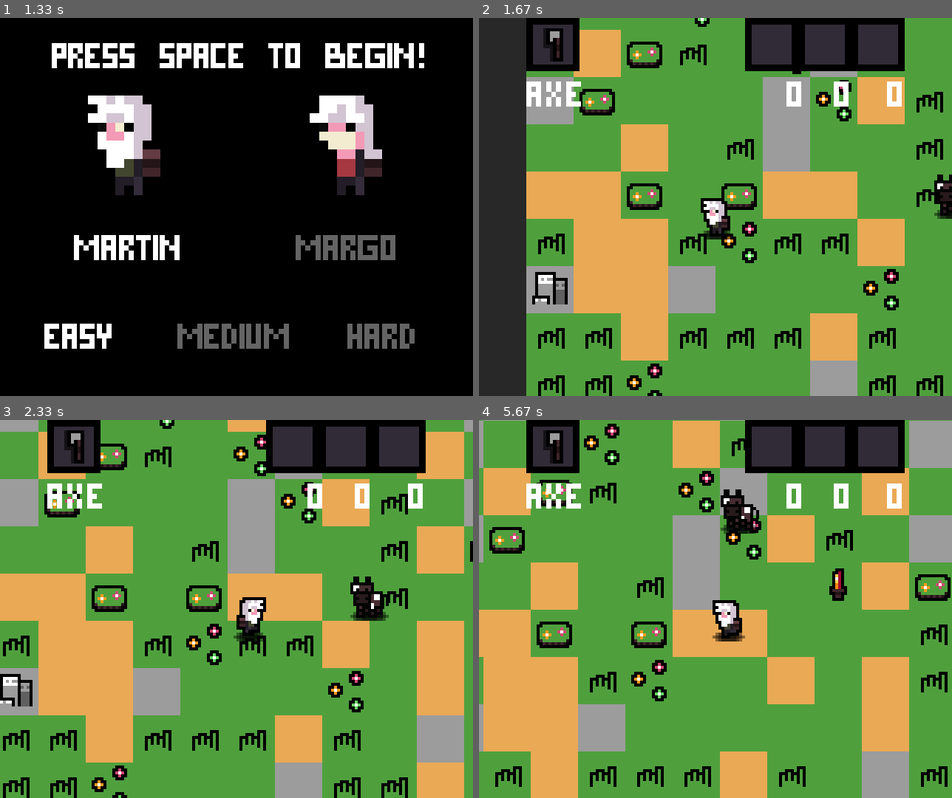
Above: before the commit, frames 1-4 (two rows, left to right).
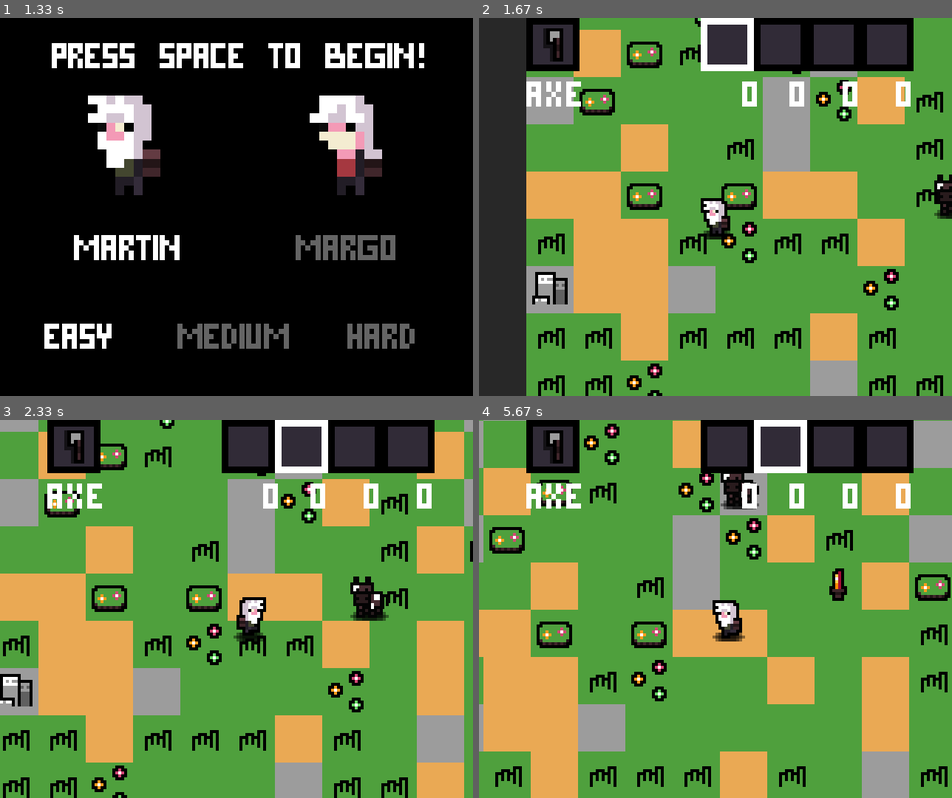
Above: after the commit, the same moments.

Repository: evilrise7/hostage
Game: pygame game, started from yandexpygame.py
Two runs of this game, one before a commit and one after it. Both use one fixed random seed, a clock stepped at 60 frames per second and the inputs below.
Inputs (mouse positions are in pixels of both pictures, inside the frame that each line leads up to):
- Up to frame 1 (1.33 s): click "Start Game" at 0.38 s; click "MARTIN" at 0.72 s; click "EASY" at 1.05 s
- Up to frame 2 (1.67 s): tap Space at 1.33 s
- Up to frame 3 (2.33 s): hold K 1.67-2.13 s; hold D 1.67-2.13 s; move the mouse to (293, 643) at 1.7 s; hold P from 2.17 s (still down); hold D from 2.17 s (still down)
- Up to frame 4 (5.67 s): release P at 2.63 s; release D at 2.63 s; hold D 2.67-3.13 s; move the mouse to (601, 533) at 2.7 s; tap Space at 2.73, 3.03, 3.23, 3.57, 3.87, 4.07, 4.37, 4.63, 4.97, 5.27, 5.4 s; hold W 3.17-3.47 s; hold D 3.5-3.97 s; hold A 4-4.53 s; hold S 4.57-4.87 s; hold A 4.9-5.3 s; hold W from 5.33 s (still down)

Frame 1 is identical in both runs. In frame 2, 3.6% of the frame differs, in the area x 46-92%, y 0-24%; in frame 3, 3.9%; in frame 4, 4.7%, in the area x 46-92%, y 0-31%.

Commit message:
Выбор кравта

Diff:
--- a/yandexpygame.py
+++ b/yandexpygame.py
@@ -322,9 +322,10 @@
         self.player = Player(all_sprites, self, posx - 0.5, posy - 0.5, 64, boyorgirl)
         self.camera = Camera()
         self.inventory = Inventory()
+        self.craft = Craft()
 
         self.mobs = []
-        for _ in range(random.randint(24, 32)):
+        for _ in range(random.randint(18, 24)):
             self.mobs.append(Cow(animal_group,
                                  self, random.randint(2, 62), random.randint(2, 62), 64))
         self.drop = []
@@ -480,10 +481,12 @@
         self.tmpmobs.clear()
 
     def run(self):
+        # Загружаю мир и инвентарь
         self.world.render()
         self.inventory.render()
         self.running = True
 
+        # Обновляю группы спрайтов
         tiles_group.update()
         all_sprites.update()
         animal_group.update()
@@ -498,8 +501,13 @@
         quit_txt = start_menu_text.render("Quit", 0, (100, 100, 100))
         quit_rect = quit_txt.get_rect().move(60, 160)
 
-        self.tmplist = []  # Лист, чтобы прослеживать уже добавленные предметы
-
+        # Лист, чтобы прослеживать уже добавленные предметы
+        self.tmplist = []
+
+        self.cursor = load_image("cursor.png")
+        self.cursor = pg.transform.scale(self.cursor, (72, 72))
+
+        current_cursor_pos = 0
         while self.running:
             screen.fill((0, 0, 0))
             if not self.pause:
@@ -604,9 +612,14 @@
                                 self.tool = "scissors"
                             else:
                                 self.tool = "axe"
-
                         if event.key == pg.K_k:
                             self.cow_and_player()
+
+                        if event.key == pg.K_p:
+                            if current_cursor_pos < 3:
+                                current_cursor_pos += 1
+                            else:
+                                current_cursor_pos = 0
 
                 if event.type == pg.KEYUP:
                     if not self.pause:
@@ -636,6 +649,21 @@
                 screen.blit(start_menu_text.render(str(self.tool),
                                                    0, (255, 255, 255)), (64, 72))
                 screen.blit(axe_scissors, (64, 0))
+                screen.blit(self.cursor, (72 * current_cursor_pos + 300, 0))
+
+                #Предложенный кравт
+                self.craft.craft_type = -1
+                for i in range(self.inventory.w):
+                    if self.inventory.inv[0][i] == "meat" or self.inventory.inv[0][i] == "eyes":
+                        if current_cursor_pos == i:
+                            if self.inventory.check_craft_meat():
+                                self.craft.craft_type = 0
+                    if self.inventory.inv[0][i] == "gold":
+                        if current_cursor_pos == i:
+                            if self.inventory.check_craft_gold():
+                                self.craft.craft_type = 1
+
+                self.craft.render()
 
             pg.display.flip()
         open_Menu()
@@ -923,8 +951,9 @@
 
 class Inventory:
     def __init__(self):
-        self.w = 3
+        self.w = 4
         self.inv = [[0] * self.w for _ in range(2)]
+        # self.inv = [["gold", "meat", "eyes", 0], [2, 9, 9, 0]]
         self.invtmp = []
 
     def render(self):
@@ -954,10 +983,12 @@
         self.element1 = start_menu_text.render(str(self.inv[1][0]), 0, (255, 255, 255))
         self.element2 = start_menu_text.render(str(self.inv[1][1]), 0, (255, 255, 255))
         self.element3 = start_menu_text.render(str(self.inv[1][2]), 0, (255, 255, 255))
-
-        screen.blit(self.element1, (416, 72))
-        screen.blit(self.element2, (480, 72))
-        screen.blit(self.element3, (552, 72))
+        self.element4 = start_menu_text.render(str(self.inv[1][3]), 0, (255, 255, 255))
+
+        screen.blit(self.element1, (356, 72))
+        screen.blit(self.element2, (420, 72))
+        screen.blit(self.element3, (492, 72))
+        screen.blit(self.element4, (564, 72))
 
     def append(self, type):
         for i in range(self.w):
@@ -971,6 +1002,42 @@
                     self.inv[0][i] = type
                     self.inv[1][i] += 1
 
+    def check_craft_meat(self):
+        b = 0
+        for i in range(self.w):
+            if self.inv[0][i] == "meat" and self.inv[1][i] >= 9:
+                b += 1
+            if self.inv[0][i] == "eyes" and self.inv[1][i] >= 9:
+                b += 1
+        if b == 2:
+            return True
+        else:
+            return False
+
+    def check_craft_gold(self):
+        b = 0
+        for i in range(self.w):
+            if self.inv[0][i] == "gold" and self.inv[1][i] == 2:
+                b += 1
+        return b
+
+
+class Craft:
+    def __init__(self):
+        self.craft_meat = load_image("craft_meat.png")
+        self.craft_meat = pg.transform.scale(self.craft_meat, (360, 72))
+
+        self.craft_gold = load_image("craft_gold.png")
+        self.craft_gold = pg.transform.scale(self.craft_gold, (360, 72))
+        self.craft_type = -1
+
+    def render(self):
+        if self.craft_type == 0:
+            screen.blit(self.craft_meat, (150, 440))
+
+        if self.craft_type == 1:
+            screen.blit(self.craft_gold, (150, 440))
+
 
 class Inventory_Tile(pg.sprite.Sprite):
     def __init__(self, types, x):
@@ -979,7 +1046,7 @@
         self.image = inventory_images[types]
         self.image = pg.transform.scale(self.image,
                                         (self.cell_size, self.cell_size))
-        self.rect = self.image.get_rect().move(self.cell_size * x + 360, 0)
+        self.rect = self.image.get_rect().move(self.cell_size * x + 300, 0)
 
 
 class Drop(pg.sprite.Sprite):
Binary file added: sprites/craft_gold.png
Binary file added: sprites/craft_meat.png
